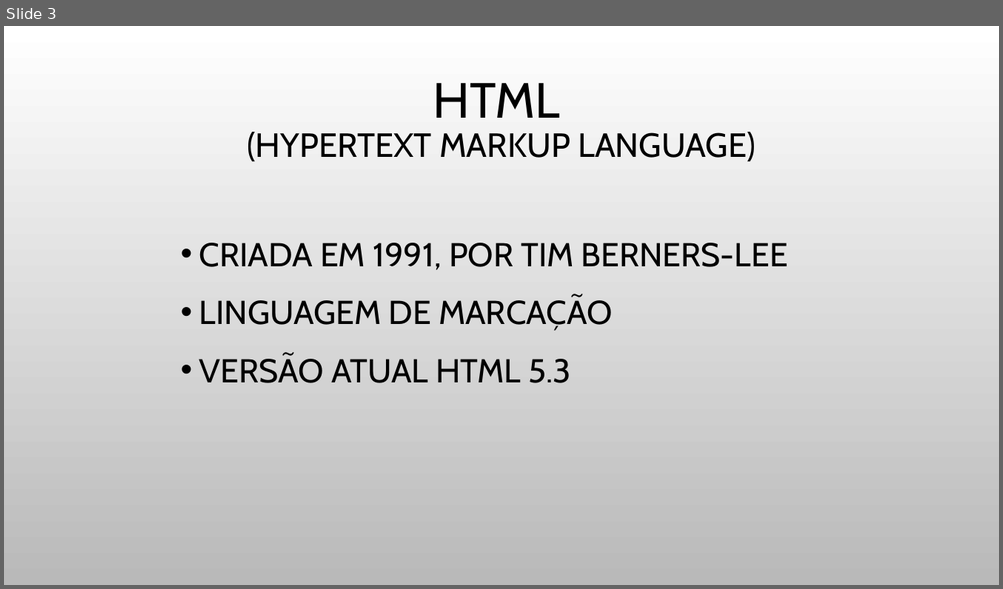
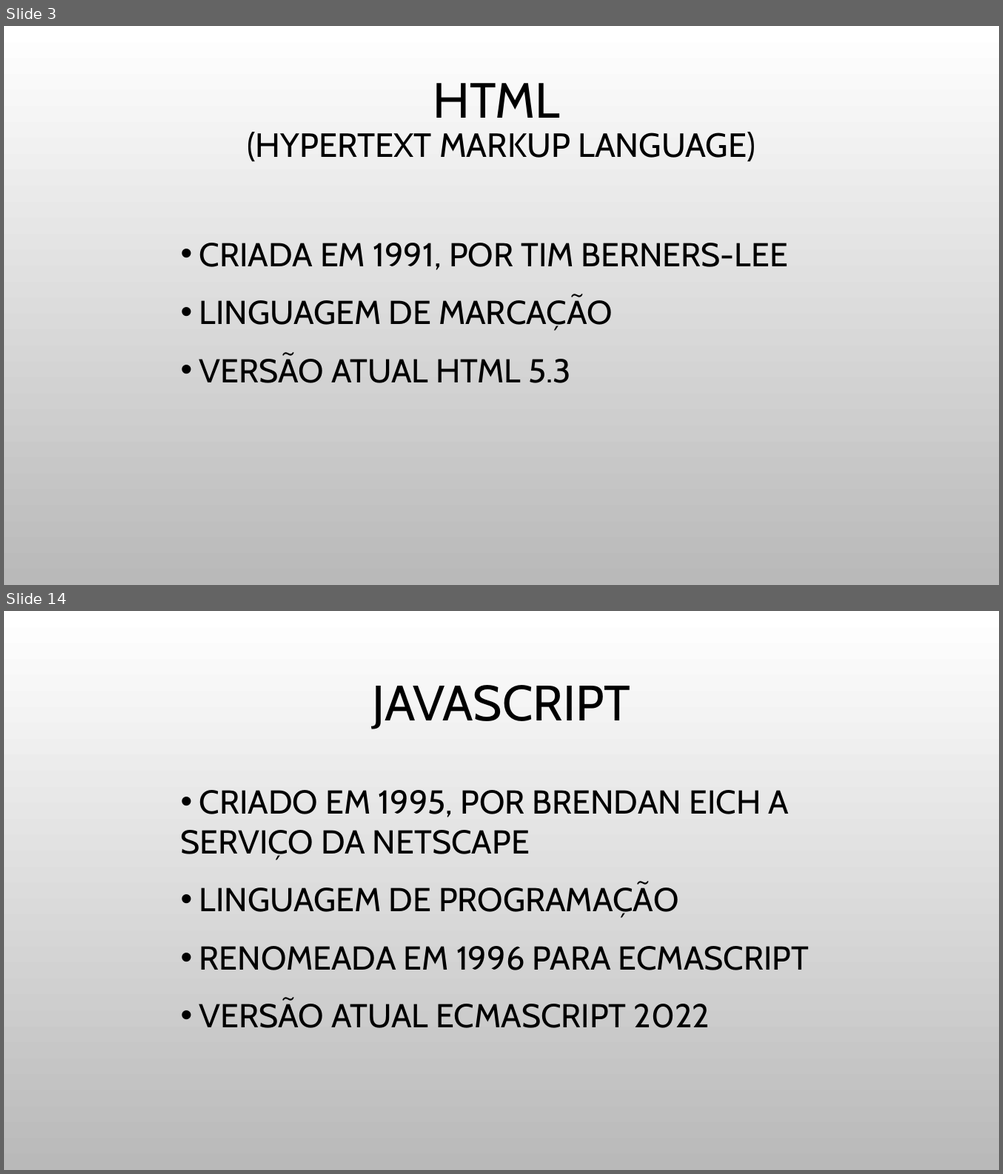
Before and after one commit to JulioCR-Oliveira/Trabalho-Topicos-Especiais, a slide deck: Arquivos/INTRODUÇÃO A FRONT-END.pptx. Shown one above the other, each under a label of ours: slide 3 before the commit, slides 3 and 14 after it; the slides between them are not shown. The pictures are 1003x589 and 1003x1174 pixels, drawn with LibreOffice and Linux fonts; fonts in the diff are those of the drawing; background and template pictures are left out. Boxes give left, top, right and bottom in pixels: in the first picture for what was removed or moved away, otherwise in the second. Text is boxed around its words. In the diff, an @@ line names an element or a change of style, - is before the commit and + after.

```diff
--- a/Arquivos/INTRODUÇÃO A FRONT-END.pptx
+++ b/Arquivos/INTRODUÇÃO A FRONT-END.pptx
@@ slide 14 added at (4,611,999,1170), background picture (left out) @@
@@ title added at (372,685,630,729), 48 pt, text #000000 @@
+JAVASCRIPT
@@ text added at (181,790,809,1028), 32 pt, text #000000 @@
+• CRIADO EM 1995, POR BRENDAN EICH A
+SERVIÇO DA NETSCAPE
+• LINGUAGEM DE PROGRAMAÇÃO
+• RENOMEADA EM 1996 PARA ECMASCRIPT
+• VERSÃO ATUAL ECMASCRIPT 2022
```
Also in this commit, not shown: 4 slides changed, 16 other slides added, 1 other file.
